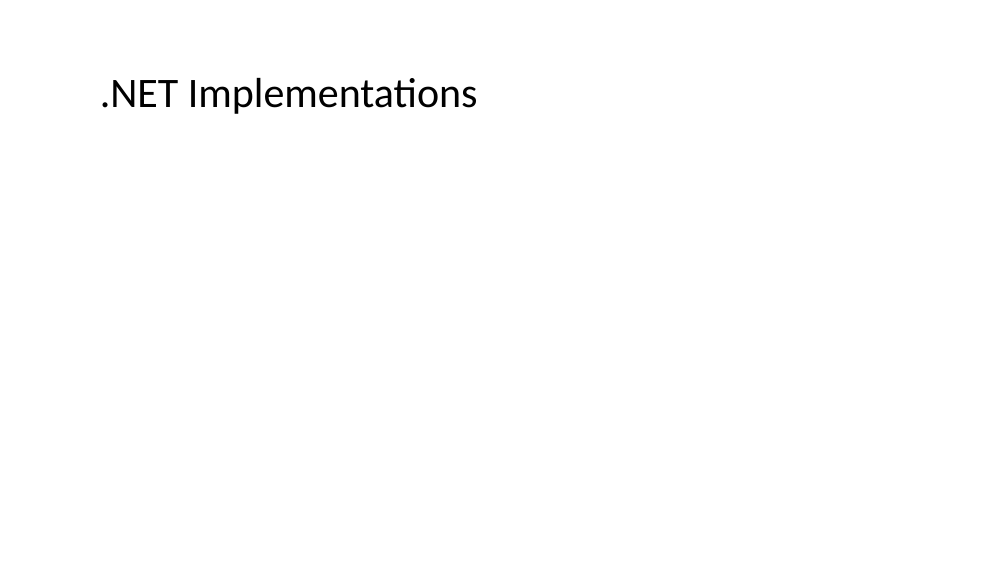
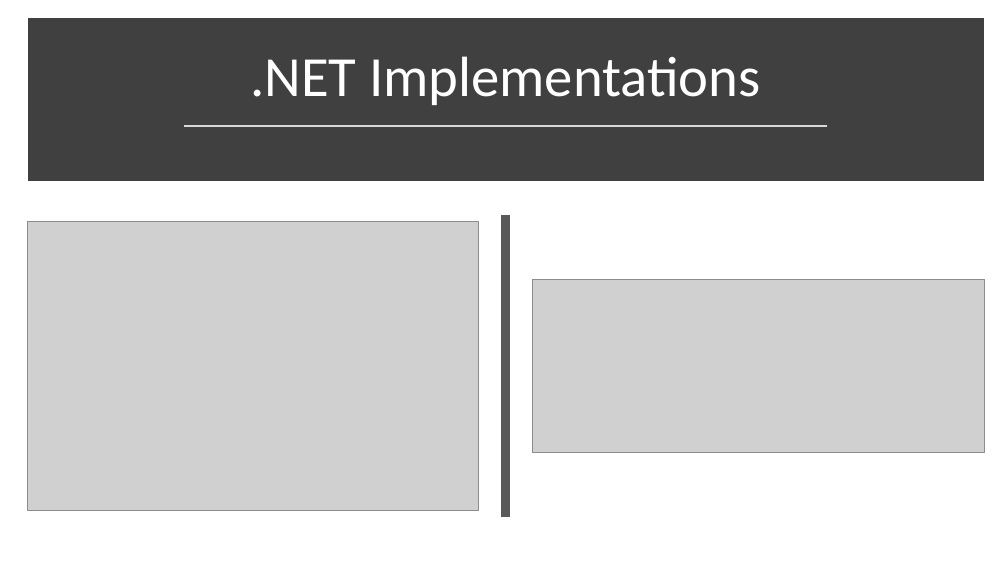
Before and after one commit to codeznstuff/ActorModelDemo, a slide deck: slide 6 of Docs/ActorModel.pptx. Drawn at 1008x567 pixels with LibreOffice and Linux fonts; fonts in the diff are those of the drawing; grey boxes stand for pictures. Boxes give left, top, right and bottom in pixels: in the first picture for what was removed or moved away, otherwise in the second. Text is boxed around its words. In the diff, an @@ line names an element or a change of style, - is before the commit and + after.

```diff
--- a/Docs/ActorModel.pptx
+++ b/Docs/ActorModel.pptx
@@ rectangle added at (x1=33, y1=23, x2=979, y2=176), fill #404040, outline #404040 10 pt @@
@@ title ".NET Implementations" moved from (x1=100, y1=78, x2=478, y2=114) to (x1=250, y1=56, x2=760, y2=105) @@
@@ title ".NET Implementations" at (x1=250, y1=56, x2=760, y2=105): size 40 to 54 pt, text colour #000000 to #FFFFFF; alignment left to centre; vertical alignment middle to bottom @@
@@ line added from (185, 126) to (827, 126), #D9D9D9 1.75 pt @@
@@ picture added at (x1=27, y1=222, x2=479, y2=510) @@
@@ line added from (506, 215) to (506, 517), #595959 8 pt @@
@@ picture added at (x1=533, y1=280, x2=985, y2=452) @@
```
Also in this commit, not shown: 6 other slides changed, 4 slides added, 4 slides removed.
